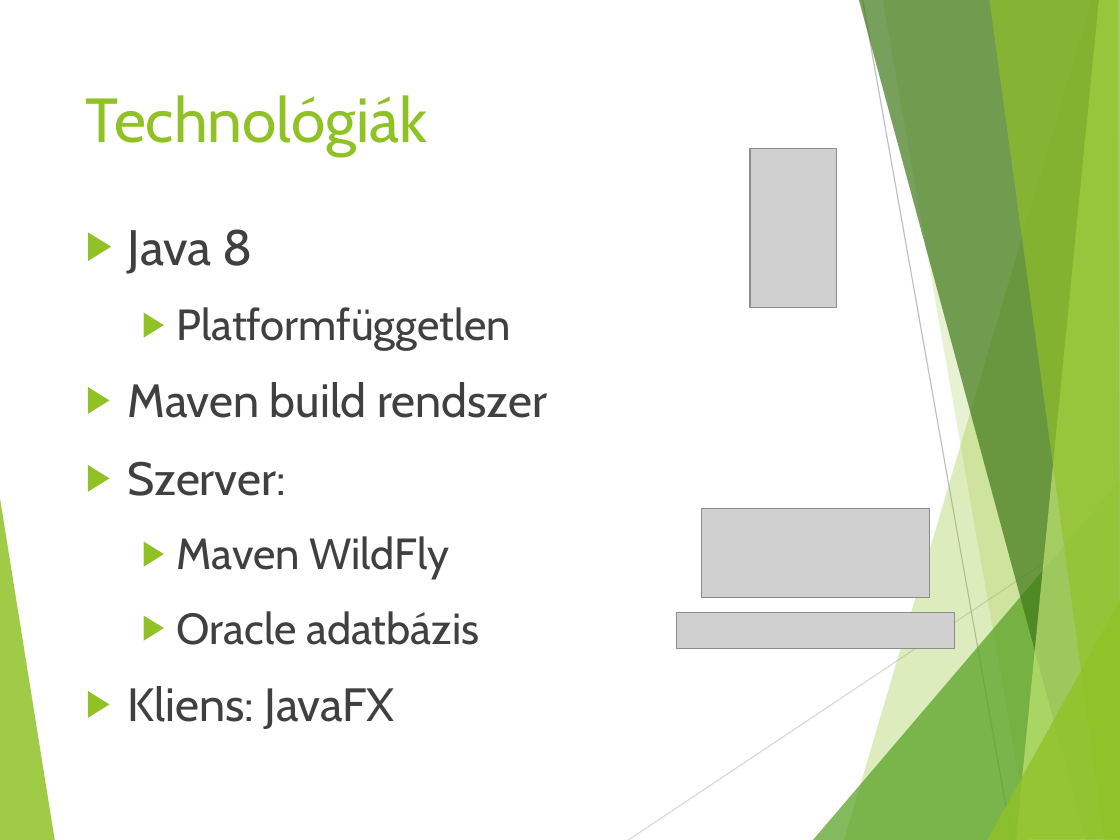
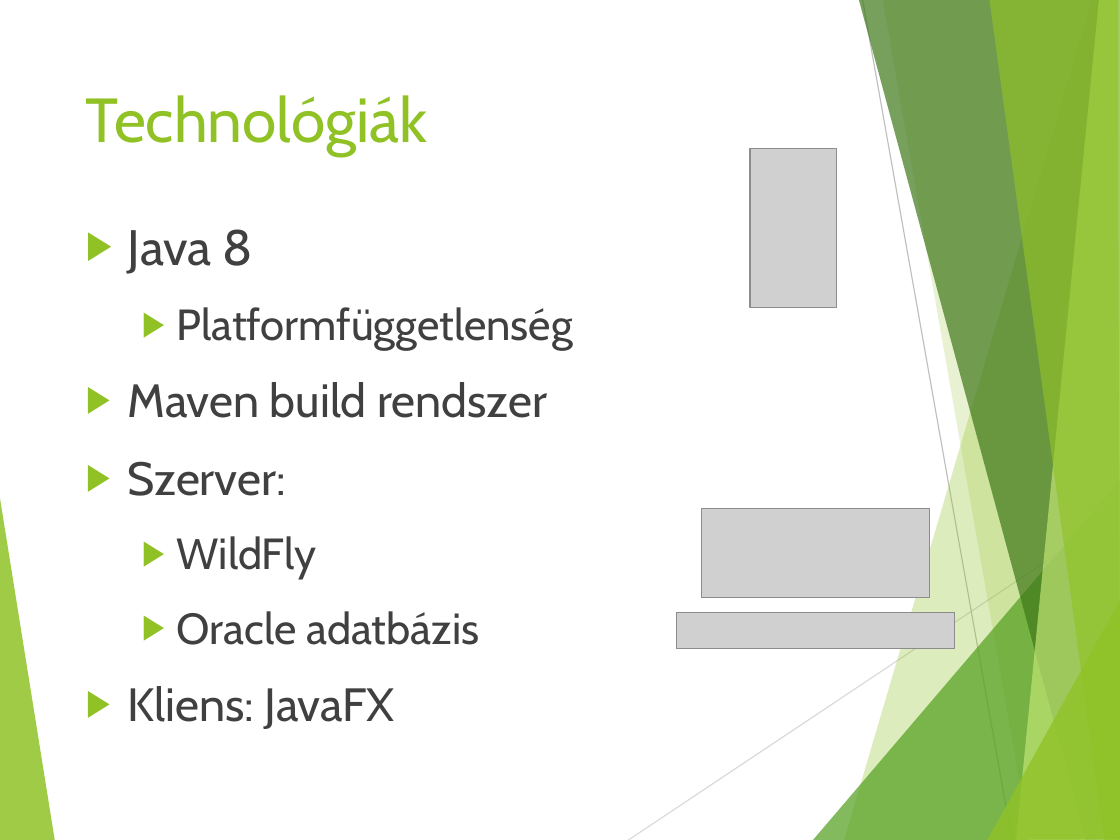
Before and after one commit to grbeni/software-architectures, a slide deck: slide 11 of soft-arch_GB_VK.pptx. Drawn at 1120x840 pixels with LibreOffice and Linux fonts; fonts in the diff are those of the drawing; grey boxes stand for pictures. Boxes give left, top, right and bottom in pixels: in the first picture for what was removed or moved away, otherwise in the second. Text is boxed around its words. In the diff, an @@ line names an element or a change of style, - is before the commit and + after.

```diff
--- a/soft-arch_GB_VK.pptx
+++ b/soft-arch_GB_VK.pptx
@@ text at [177, 307, 573, 350]: text changed @@
-  ▶ Platformfüggetlen
+  ▶ Platformfüggetlenség
@@ text at [177, 536, 317, 580]: text changed @@
-  ▶ Maven WildFly
+  ▶ WildFly
```
